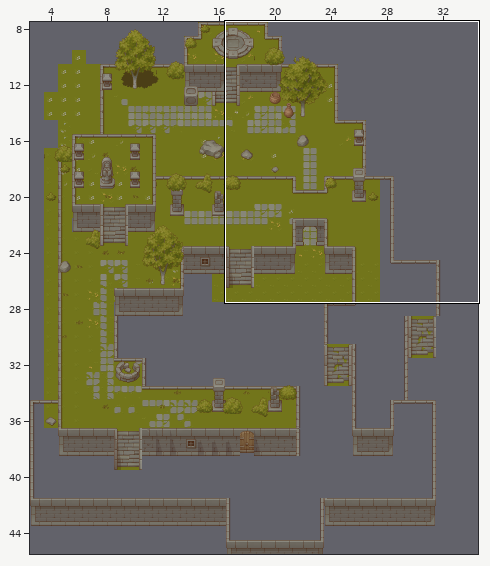
Tiled map: public/assets/tilemaps/tx/level1.tmx. Above: a wide view before the commit, with the close-up outlined.
Close-up. Before the commit:
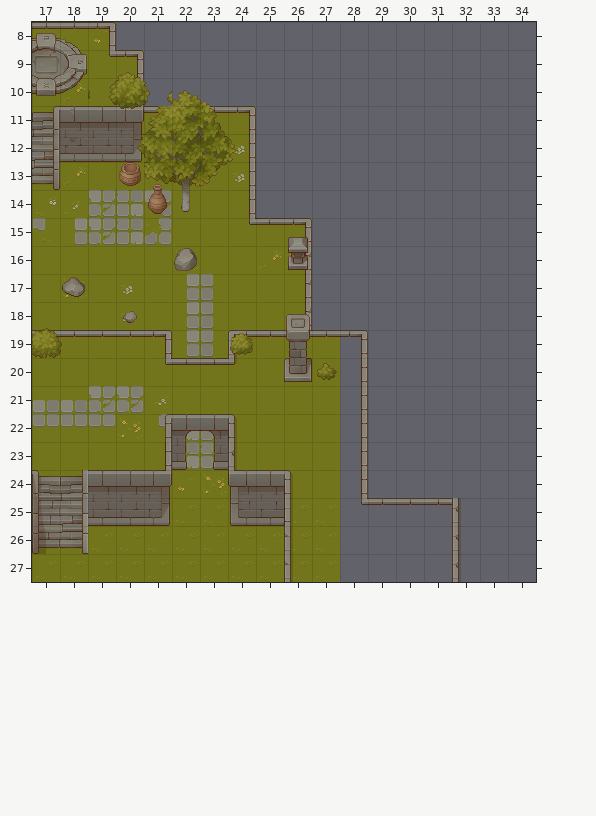
Cells are 32x32 px. Shown: x 17..34, y 8..27. The commit also changed other parts of the map, which this record leaves out.
The result:
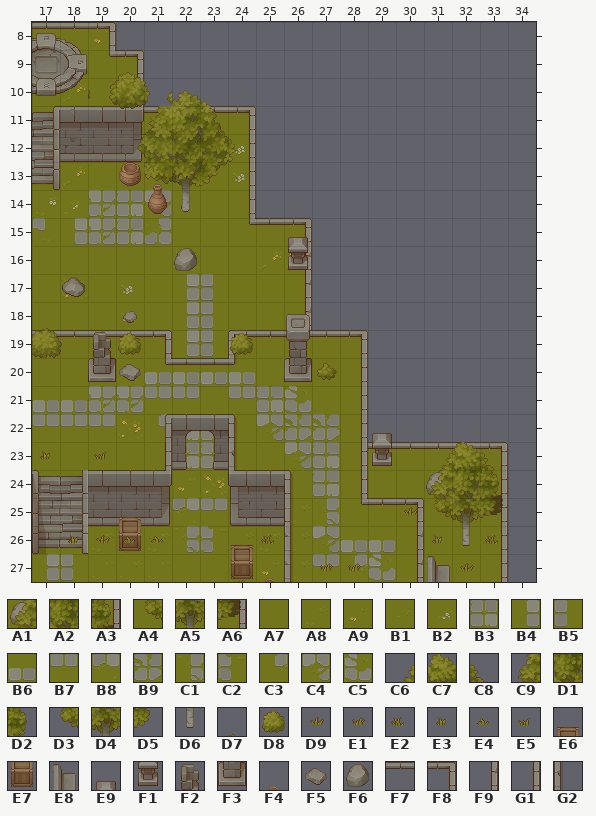
Key: from "Shadow_plants": A1 57, A2 58, A3 59, A4 73, A5 74, A6 75; from "tx_grass": A7 0, A8 9, A9 20, B1 27, B2 31, B3 33, B4 34, B5 35, B6 36, B7 44, B8 45, B9 49, C1 50, C2 51, C3 53, C4 57, C5 61; from "tx_plant": C6 25, C7 26, C8 27, C9 41, D1 42, D2 43, D3 57, D4 58, D5 59, D6 74, D7 91, D8 99, D9 193, E1 194, E2 195, E3 208, E4 211, E5 226; from "tx_props": E6 37, E7 53, E8 60, E9 62, F1 78, F2 109, F3 125, F4 165, F5 242, F6 245; from "tx_wall": F7 18, F8 19, F9 26, G1 35, G2 41.
__ is an empty cell, ## one hidden under a higher layer.
Tiles replaced or removed in this view: A7, A8, B2, F7, G2.
See-through tiles are keyed as they look on the map.
Edits made:
Changed rows in their new state; .. is an unchanged cell.
layer "Trees" opacity 100% -> 97%
Layer "Platforms":
first column x 17:
19 .. .. .. .. .. .. .. .. .. .. .. A7 .. .. .. .. ..
20 .. .. .. .. B6 .. .. B6 .. .. .. A7 .. .. .. .. ..
21 .. .. .. .. ## .. .. B7 B3 C5 .. A7 .. .. .. .. ..
22 .. .. .. .. .. .. .. .. C4 B9 B9 A7 .. .. .. .. ..
23 .. .. .. .. .. .. .. .. .. C4 B3 A7 A7 A7 A7 A7 A7
24 .. .. .. .. .. .. .. .. .. .. B3 A7 A7 A7 A7 A7 A7
25 .. .. .. .. .. B8 B7 .. .. .. C1 A7 A7 A7 A7 A7 A7
26 .. .. .. .. .. C1 C2 .. .. .. C4 B6 B6 A7 A7 A7 A7
27 B4 B5 .. .. .. .. .. B1 A9 .. B7 C3 C5 A7 A7 A7 A7
Layer "Platforms2":
first column x 21:
20 .. B6 B6
21 B7 B7 ..
Layer "Walls":
first column x 29:
23 F7 F7 F7 F7 F8
24 .. .. .. .. G1
25 .. F8 __ __ G1
26 .. F9 .. __ G1
27 .. F9 .. __ G1
Layer "Props":
first column x 19:
19 F2 .. .. .. .. .. .. .. .. .. .. .. ..
20 F3 F5 .. .. .. .. .. .. .. .. .. .. ..
22 .. .. .. .. .. .. .. .. .. .. E9 .. ..
23 .. .. .. .. .. .. .. .. .. .. F1 .. ..
24 .. .. .. .. .. .. .. .. .. .. .. .. F6
25 .. E6 .. .. .. .. .. .. .. .. .. .. ..
26 .. E7 .. .. .. E6 .. .. .. .. .. .. ..
27 .. .. .. .. .. E7 F4 .. .. .. .. .. E8
Layer "Shadows":
first column x 31:
24 A1 A2 A3
25 A4 A5 A6
Layer "Trees":
first column x 20:
19 D8
first column x 17:
23 E3 .. E5 .. .. .. .. .. .. .. .. .. .. .. C6 C7 C8
24 .. .. .. .. .. .. .. .. .. .. .. .. .. .. C9 D1 D2
25 .. .. .. .. .. .. .. .. .. .. .. .. .. D9 D3 D4 D5
26 .. E3 D9 E4 E4 .. .. .. E2 .. .. .. .. .. E3 D6 E2
27 .. .. .. .. .. .. .. D7 .. .. E1 E1 .. .. .. D9 ..
